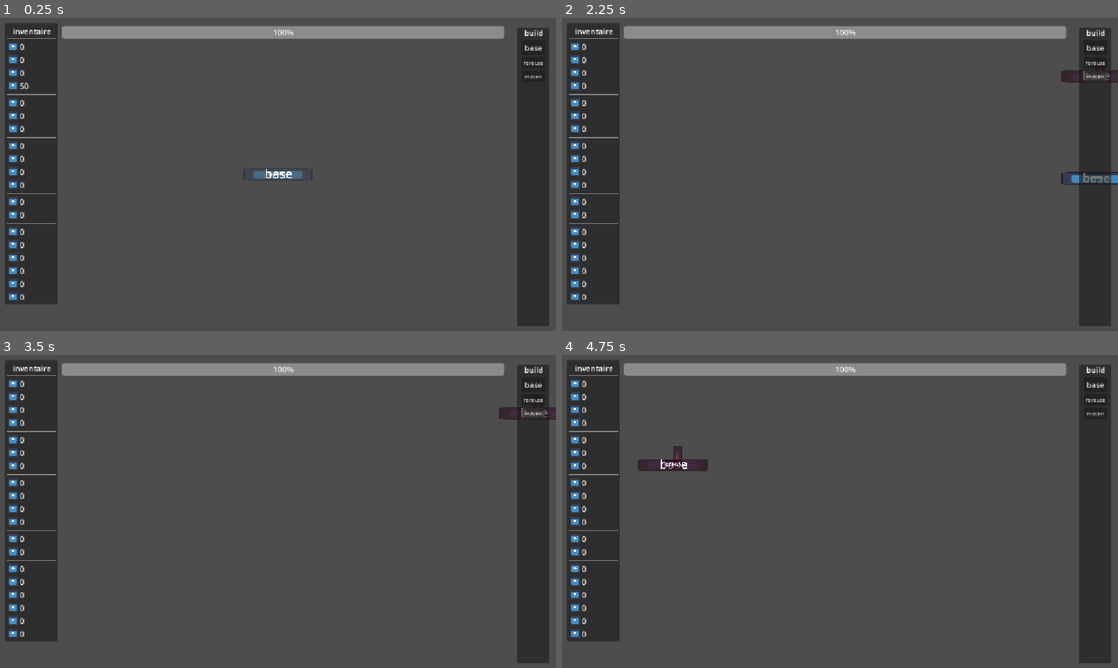
Above: before the commit, frames 1-4 (two rows, left to right).
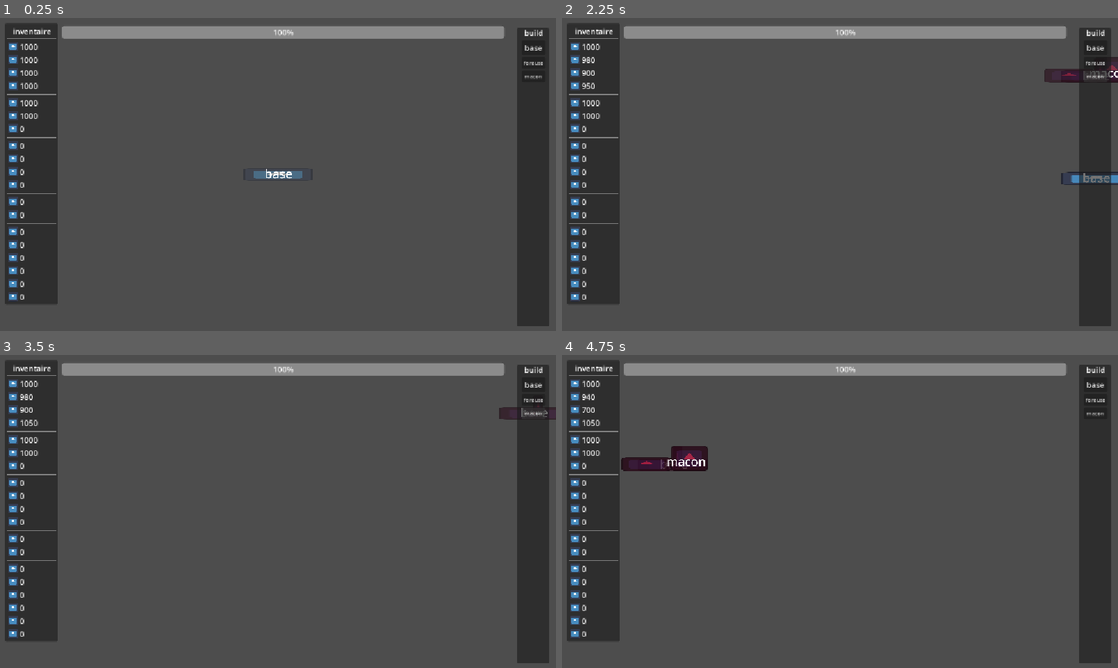
Above: after the commit, the same moments.

Repository: lucasbou-upsider/Indie-jam
Game: Godot game, scene res://scene/world.tscn
Two runs of this game, one before a commit and one after it. Both use one fixed random seed, a clock stepped at 60 frames per second and the inputs below. The engine's default icon, where the game draws it, is replaced by a stand-in: a white triangle on a blue panel in a dark square.
Inputs (mouse positions are in pixels of both pictures, inside the frame that each line leads up to):
- Up to frame 1 (0.25 s): no input
- Up to frame 2 (2.25 s): click "base" at 0.5 s; click "foreuse" at 1.25 s; click "macon" at 2 s
- Up to frame 3 (3.5 s): move the mouse to (533, 414) at 2.77 s; hold W (haut) from 2.78 s (still down); right-click (533, 414) at 2.85 s
- Up to frame 4 (4.75 s): tap Enter at 3.5 s; move the mouse to (1006, 558) at 3.52 s; click (1006, 558) at 3.6 s; tap Space at 4.25 s; move the mouse to (673, 464) at 4.27 s; release W (haut) at 4.28 s; hold A (gauche) from 4.28 s (still down); hold Shift (courir) from 4.28 s (still down)

The runs differ from the first frame. In frame 1, 0.2% of the frame differs, in the area x 3-7%, y 8-33%; in frame 2, 0.5%; in frame 3, 0.2%; in frame 4, 0.9%, in the area x 3-27%, y 8-38%.

Commit message:
Auto stash before merge of "master" and "origin/master"

Diff:
--- a/GLOBAL.gd
+++ b/GLOBAL.gd
@@ -2,6 +2,8 @@
 
 #pv
 var base_pv := 100
+
+var DEBUG := true
 
 #inventaire
 var charbon := 0
@@ -23,3 +25,12 @@
 var lingot_gluantite := 0
 var lingot_voidium := 0
 var lingot_topaxium := 0
+
+func _ready():
+	if DEBUG:
+		charbon = 1000
+		bois = 1000
+		pierre = 1000
+		brique = 1000
+		minerai_fer = 1000
+		lingot_fer = 1000
